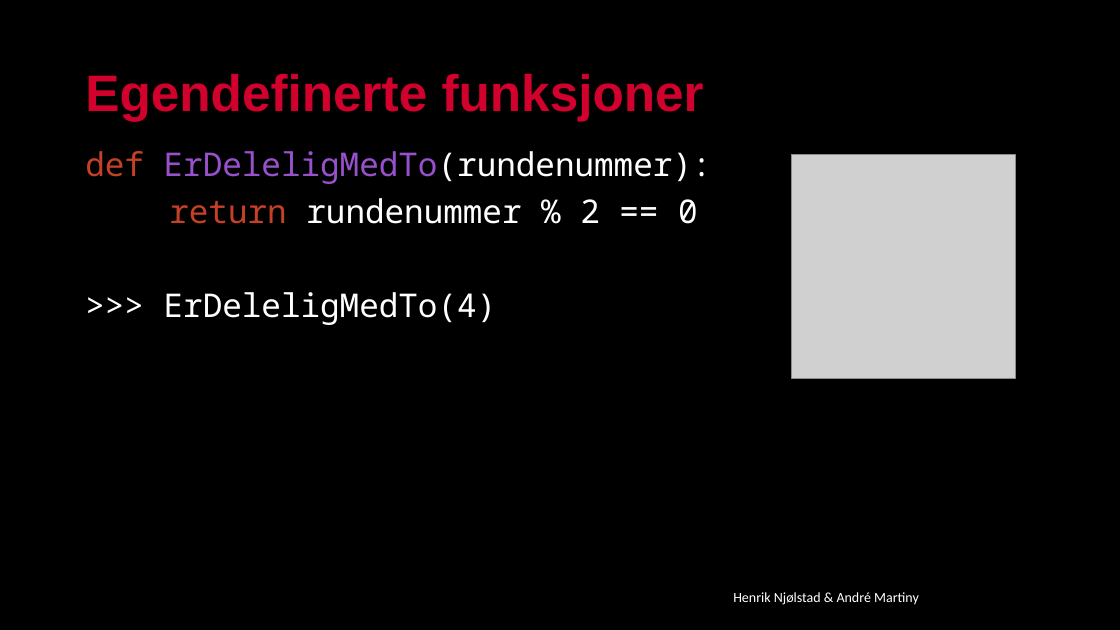
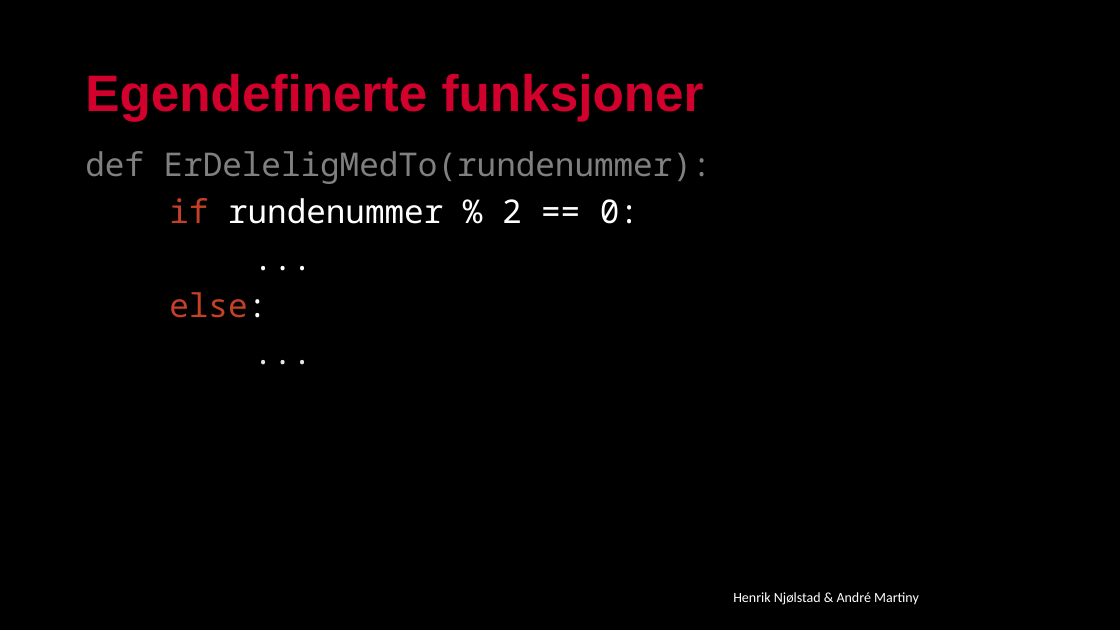
Before and after one commit to kodelaben/kodelaben.github.io, a slide deck: slide 15 of _drafts/Oppgaver/Workshop/Workshop_2PP.pptx. Drawn at 1120x630 pixels with LibreOffice and Linux fonts; fonts in the diff are those of the drawing; grey boxes stand for pictures; background and template pictures are left out. Boxes give left, top, right and bottom in pixels: in the first picture for what was removed or moved away, otherwise in the second. Text is boxed around its words. In the diff, an @@ line names an element or a change of style, - is before the commit and + after.

```diff
--- a/_drafts/Oppgaver/Workshop/Workshop_2PP.pptx
+++ b/_drafts/Oppgaver/Workshop/Workshop_2PP.pptx
@@ text at [85, 151, 712, 184]: text colour #C44026 to #808080 in "def"; text colour #9751CB to #808080, text colour #FFFFFF to #808080 in "ErDeleligMedTo(rundenummer):" @@
@@ picture removed at [791, 155, 1016, 379] @@
@@ text at [169, 198, 639, 318]: text changed @@
-return rundenummer % 2 == 0
->>> ErDeleligMedTo(4)
+if rundenummer % 2 == 0:
+...
+else:
+...
```
Also in this commit, not shown: 9 other slides changed.
